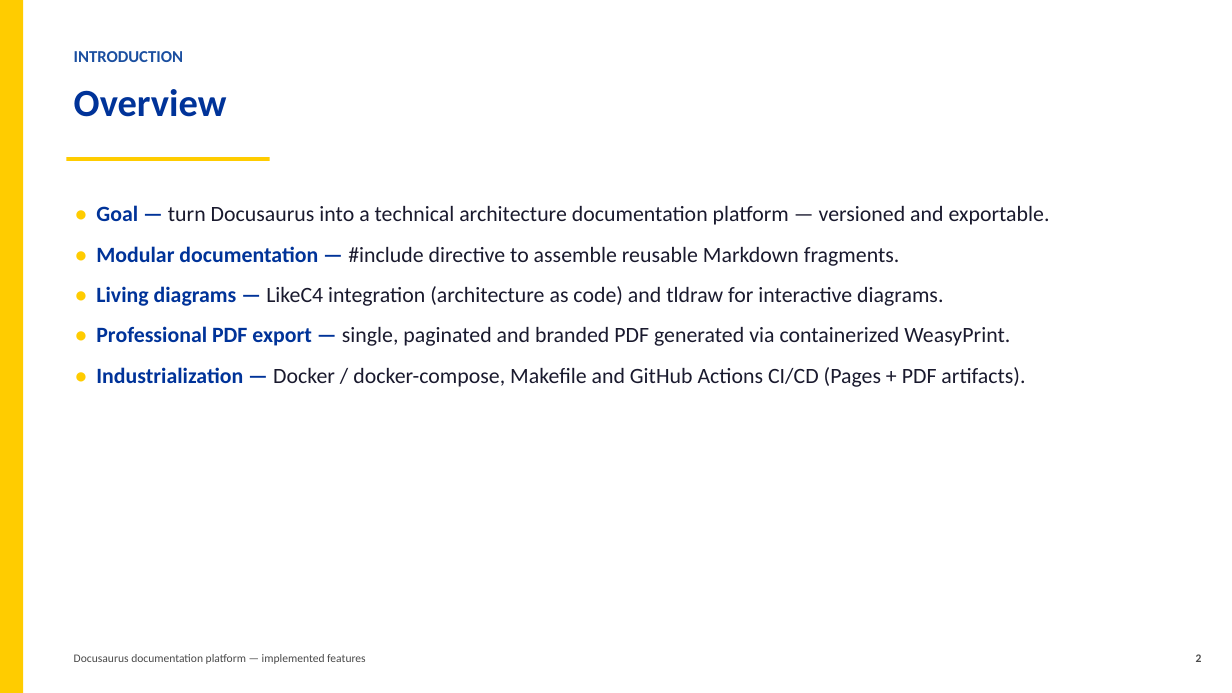
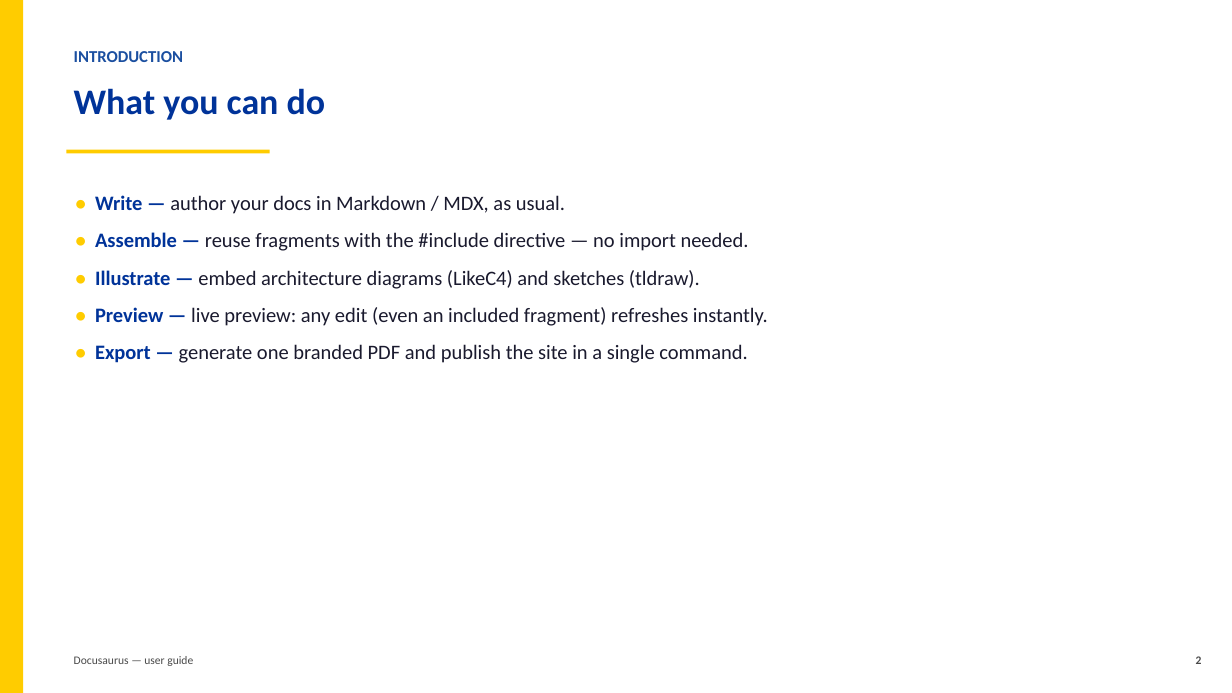
Before and after one commit to InnovateIt-ak/docusaurus, a slide deck: slide 2 of implemented-features.pptx. Drawn at 1232x693 pixels with LibreOffice and Linux fonts; fonts in the diff are those of the drawing. Boxes give left, top, right and bottom in pixels: in the first picture for what was removed or moved away, otherwise in the second. Text is boxed around its words. In the diff, an @@ line names an element or a change of style, - is before the commit and + after.

```diff
--- a/implemented-features.pptx
+++ b/implemented-features.pptx
@@ text at box(74, 88, 326, 120): text changed; size 30 to 28 pt @@
-Overview
+What you can do
@@ rectangle: place and size @@
-rectangle at box(67, 157, 270, 161)
+rectangle at box(67, 150, 270, 153)
@@ text at box(95, 195, 768, 363): text changed; size 17 to 16 pt @@
-• Goal — turn Docusaurus into a technical architecture documentation platform — versioned and exportable.
-• Modular documentation — #include directive to assemble reusable Markdown fragments.
-• Living diagrams — LikeC4 integration (architecture as code) and tldraw for interactive diagrams.
-• Professional PDF export — single, paginated and branded PDF generated via containerized WeasyPrint.
-• Industrialization — Docker / docker-compose, Makefile and GitHub Actions CI/CD (Pages + PDF artifacts).
+• Write — author your docs in Markdown / MDX, as usual.
+• Assemble — reuse fragments with the #include directive — no import needed.
+• Illustrate — embed architecture diagrams (LikeC4) and sketches (tldraw).
+• Preview — live preview: any edit (even an included fragment) refreshes instantly.
+• Export — generate one branded PDF and publish the site in a single command.
@@ text at box(74, 656, 193, 666): text changed @@
-Docusaurus documentation platform — implemented features
+Docusaurus — user guide
```
Also in this commit, not shown: 6 other slides changed, 3 slides added, 3 slides removed, 5 other files.
